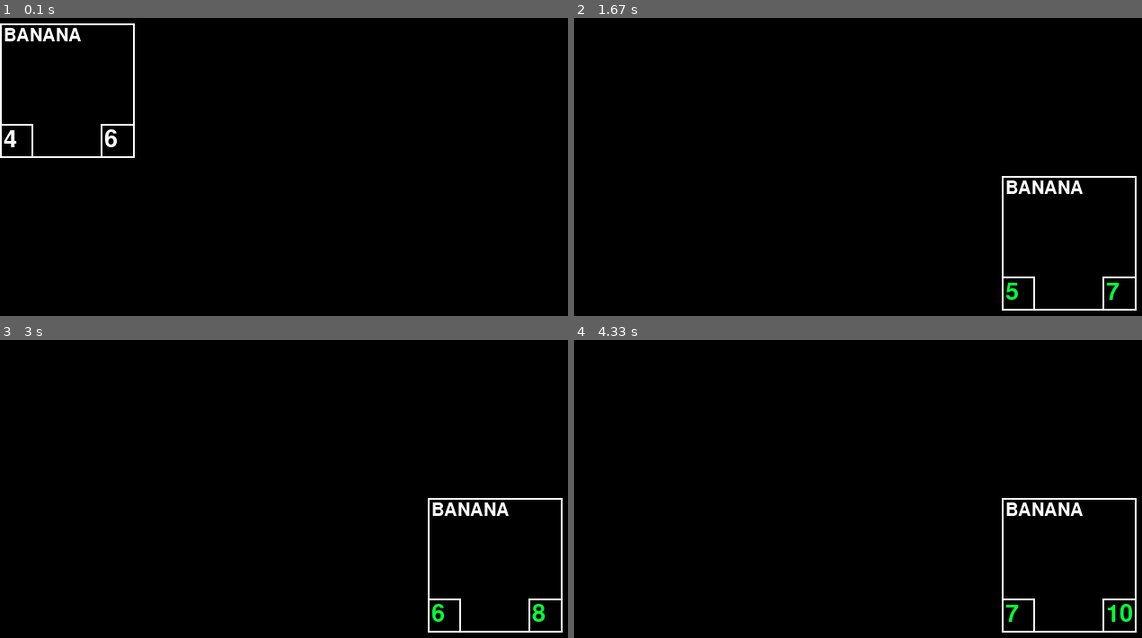
Above: before the commit, frames 1-4 (two rows, left to right).
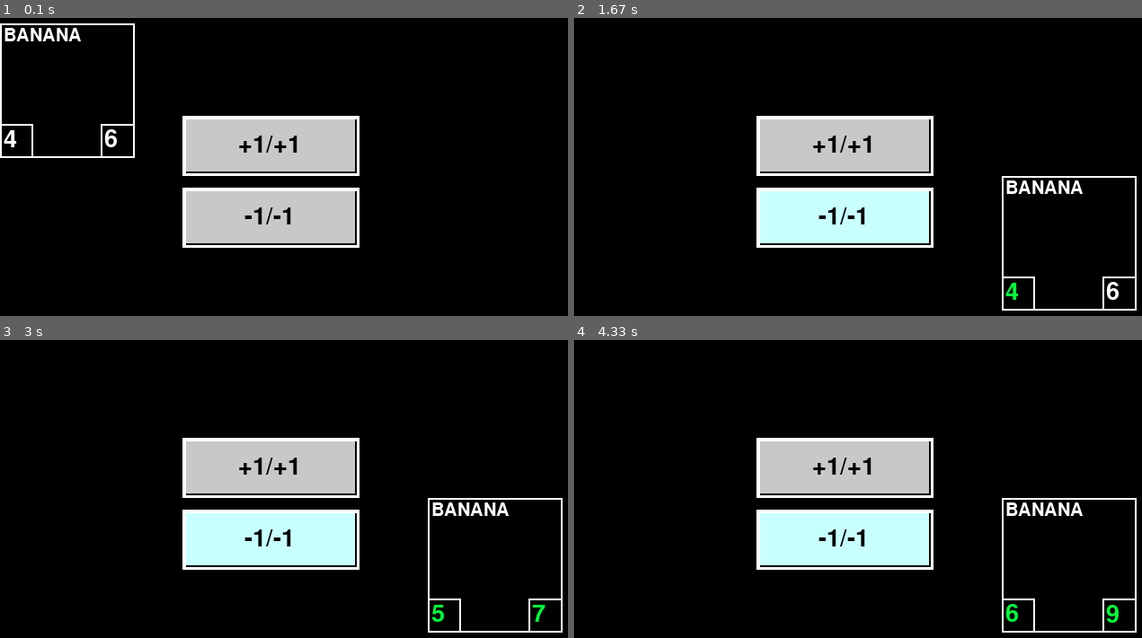
Above: after the commit, the same moments.

Repository: nilrogen/CGS-AI-UML
Game: pygame game, started from Testbed.py
Same seed, same stepped clock (60 frames per second), same inputs: the game is played once before the commit and once after it.
Inputs (mouse positions are in pixels of both pictures, inside the frame that each line leads up to):
- Up to frame 1 (0.1 s): no input
- Up to frame 2 (1.67 s): press the mouse at (840, 217) at 0.37 s; move the mouse to (789, 211) at 0.47 s; release the mouse at (738, 208) at 0.6 s; hold D 0.67-1.13 s; press the mouse at (642, 89) at 1.2 s; move the mouse to (858, 167) at 1.3 s; release the mouse at (1068, 244) at 1.43 s; press the mouse at (642, 89) at 1.53 s; move the mouse to (698, 104) at 1.63 s
- Up to frame 3 (3 s): release the mouse at (187, 441) at 1.77 s; hold D 1.83-2.3 s; hold A 2.33-2.87 s; hold S from 2.9 s (still down)
- Up to frame 4 (4.33 s): release S at 3.2 s; hold A 3.23-3.63 s; hold D 3.67-4.3 s

The runs differ from the first frame. In frame 1, 12% of the frame differs, in the area x 32-64%, y 32-78%; in frame 2, 12%; in frame 3, 12%; in frame 4, 12%, in the area x 32-99%, y 32-95%.

Commit message:
Added buttons widgets.
Not really sure why I added support for buttons. However they do work.

Diff:
--- a/Testbed.py
+++ b/Testbed.py
@@ -4,6 +4,7 @@
 import util.utilities as util
 from ui.application import *
 from ui.uiobjects import *
+from ui.widgets import *
 from ui.minion import *
 
 WINSIZE = 700, 600
@@ -12,9 +13,17 @@
     def __init__(self, windowsize=(200, 200)):
         super(App, self).__init__(windowsize)
 
-        self.objs = []
-        self.objs.append(MinionTemp(pygame.Rect(0, 100, 150, 150), \
-                                    Minion('TestMinion', 4, 6)))
+        self.obj = MinionTemp(pygame.Rect(0, 100, 150, 150), \
+                                    Minion('TestMinion', 4, 6))
+        def act(x):
+            self.obj.minion.buff(x, x)
+            self.obj.forceUpdate()
+
+        self.buttons = []
+        self.buttons.append(ShittyButton('+1/+1',
+                            pygame.Rect(200, 200,200, 70), lambda: act(1)))
+        self.buttons.append(ShittyButton('-1/-1',
+                            pygame.Rect(200, 280,200, 70), lambda: act(-1)))
         self.moving = False
 
     def onKeydown(self, event):
@@ -22,44 +31,50 @@
         if key == K_q:
             self.running = False
 
-        if self.objs == []:
+        if self.obj is None:
             return
-        minion = self.objs[0]
+        minion = self.obj
         ref = minion.minion
         if key == K_a:
             ref.heal(1)
-            minion.changed = True
+            minion.forceUpdate()
         elif key == K_s:
             if ref.damage(1):
-                self.objs = []
-            minion.changed = True
+                self.obj = None
+            minion.forceUpdate()
         elif key == K_d:
             ref.buff(1, 1)
-            minion.changed = True
+            minion.forceUpdate()
 
     def onMouseDown(self, event):
         button = event.button
         pos = event.pos
 
-        if self.objs[0].bb.collidepoint(pos):
+        if self.obj.bb.collidepoint(pos):
             self.moving = True
+        for button in self.buttons:
+            if button.containsPoint(pos):
+                button.mouseDown()
 
     def onMouseUp(self, event):
         self.moving = False
-        print('MouseUP')
+        for button in self.buttons:
+            if button.containsPoint(event.pos):
+                button.mouseUp()
 
     def onMouseMotion(self, event):
         dx, dy = event.rel
         if self.moving:
-            obj = self.objs[0]
+            obj = self.obj
             obj.move((obj.x + dx, obj.y + dy))
-
 
     def render(self):
         self._display.fill((0, 0, 0))
-        for obj in self.objs:
-            obj.draw(self._display)
+        self.obj.draw(self._display)
+        for button in self.buttons:
+            button.draw(self._display)
         pygame.display.flip()
+
 
 if __name__ == '__main__':
     app = App(WINSIZE)
--- a/ui/minion.py
+++ b/ui/minion.py
@@ -11,15 +11,10 @@
 COLOR_TAUNT = (133, 133, 133)
 COLOR_SHIELD = (255, 255, 0)
 
-class MinionBase(UIObject):
+class MinionBase(UISurfaceObject):
     def __init__(self, bb, minion):
         super(MinionBase, self).__init__(bb)
         self.minion = minion
-        self.changed = True
-        self.surface = None
-
-    def checkUpdates(self):
-        self.changed = True
 
 class MinionTemp(MinionBase):
     def __init__(self, bb, minion):
@@ -53,7 +48,7 @@
 
         return (box, power, toughness)
 
-    def _create(self):
+    def _constructSurface(self):
         fontName = pygame.font.SysFont('Mono Bold', 30)
         font = pygame.font.SysFont('Mono Bold', 40)
 
@@ -80,9 +75,7 @@
         self.surface.blit(toughness, (w2+4, yh+4))
 
     def draw(self, surface):
-        if self.changed:
-            self._create()
-            self.changed = False
+        super(MinionTemp, self).draw(surface)
         surface.blit(self.surface, self.pos)
 
     """ THESE ARE TEMPORARY MESSAGES THAT WILL BE IMPLEMENTED WITH THE ENGINE"""
@@ -115,7 +108,7 @@
 
     def damage(self, amt):
         if self.shielded:
-            self.shilded = False
+            self.shielded = False
             return True
         self.toughness -= amt
         self.overhealed = self.basetoughness < self.toughness
@@ -129,6 +122,7 @@
     def buff(self, pamt, tamt):
         self.heal(tamt)
         self.power += pamt
+
         self.status = 1
 
 
--- a/ui/uiobjects.py
+++ b/ui/uiobjects.py
@@ -25,6 +25,11 @@
         self.bb.x, self.bb.y = pos
         self._updatePosData()
 
+    def moveRel(self, dx, dy):
+        self.bb.x += dx
+        self.bb.y += dy
+        self._updatePosData()
+
     def moveCenter(self, bb):
         if bb.contains(self.bb) == False:
             self.bb.clamp_ip(self.bb)
@@ -44,10 +49,13 @@
     def draw(self, surface):
         pass
 
-class UISurfaceObject(UIObject):
+class UIScaleObject(UIObject):
+    """ TODO: Evaluate the usefullness of this subclass. I actually don't
+        Know what it does. """
+
 
     def __init__(self, surface, boundingbox):
-        super(UISurfaceObject, self).__init__(boundingbox)
+        super(UIScaleObject, self).__init__(boundingbox)
         self.surface = surface
         self.scaled = False
         self.moved = False
@@ -66,19 +74,37 @@
         self.moved = True
         self.scaled = False
         self.prevpos = self.pos
-        super(UISurfaceObject, self).changeBoundingBox(boundingbox)
+        super(UIScaleObject, self).changeBoundingBox(boundingbox)
 
     def move(self, pos):
         self.moved = True
         self.prevbb = self.bb
-        super(UISurfaceObject, self).move(pos)
+        super(UIScaleObject, self).move(pos)
 
     def moveCenter(self, bb):
         self.moved = True
         self.prevbb = self.bb
-        super(UISurfaceObject, self).moveCenter(bb)
+        super(UIScaleObject, self).moveCenter(bb)
 
-class UICachedImageObject(UISurfaceObject):
+class UISurfaceObject(UIObject):
+    def __init__(self, boundingbox):
+        super(UISurfaceObject, self).__init__(boundingbox)
+        self.surface = None
+        self.created = False
+
+    def forceUpdate(self):
+        self.created = False
+
+    def _constructSurface(self):
+        pass
+
+    def draw(self, surface):
+        if self.created == False:
+            self.created = True
+            self._constructSurface()
+
+
+class UICachedImageObject(UIScaleObject):
     def __init__(self, imagename, boundingbox):
         super(UICachedImageObject, self).__init__(None, boundingbox)
         self.loaded = False
--- /dev/null
+++ b/ui/widgets.py
@@ -0,0 +1,50 @@
+import pygame
+from pygame.locals import *
+
+from ui.uiobjects import *
+
+class Widget(UISurfaceObject):
+
+    def action(self):
+        pass
+
+
+class ShittyButton(Widget):
+
+    def __init__(self, text, boundingbox, action):
+        super(ShittyButton, self).__init__(boundingbox)
+        self.text = text
+        self.clicked = False
+        self.action = action
+
+    def _constructSurface(self):
+        self.surface = pygame.Surface(self.bb.size, HWSURFACE)
+        text = pygame.font.SysFont('', 40)
+
+        if self.clicked:
+            self.surface.fill((200, 255, 255))
+        else:
+            self.surface.fill((200, 200, 200))
+
+        textR = text.render(self.text, True, (0, 0, 0))
+
+        rect1 = self.surface.get_rect()
+        rect2 = pygame.Rect(rect1.x+3, rect1.y+3, rect1.w-2, rect1.h-2)
+        rect3 = textR.get_rect()
+        rect3.center = self.surface.get_rect().center
+        pygame.draw.rect(self.surface, (0, 0, 0), rect1, 5)
+        pygame.draw.rect(self.surface, (255, 255, 255), rect2, 4)
+        self.surface.blit(textR, rect3)
+
+    def mouseDown(self):
+        self.clicked = True
+        self.action()
+        self.forceUpdate()
+
+    def mouseUp(self):
+        self.clicked = False
+        self.forceUpdate()
+
+    def draw(self, surface):
+        super(ShittyButton, self).draw(surface)
+        surface.blit(self.surface, self.pos)
